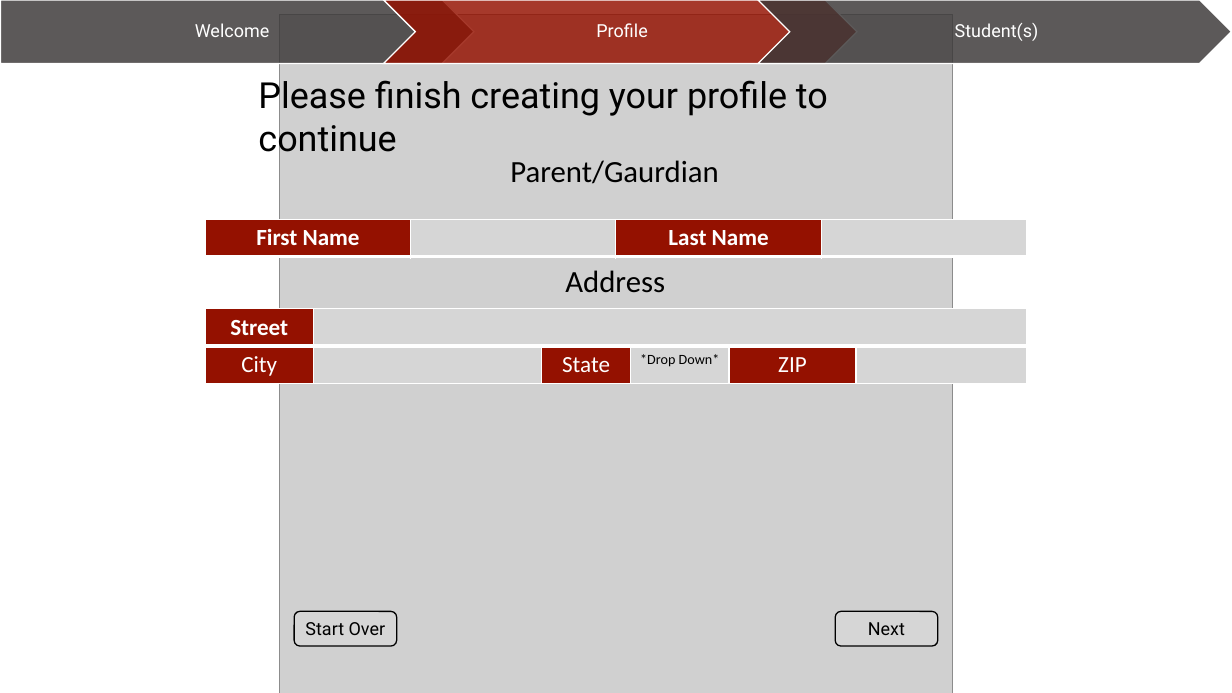
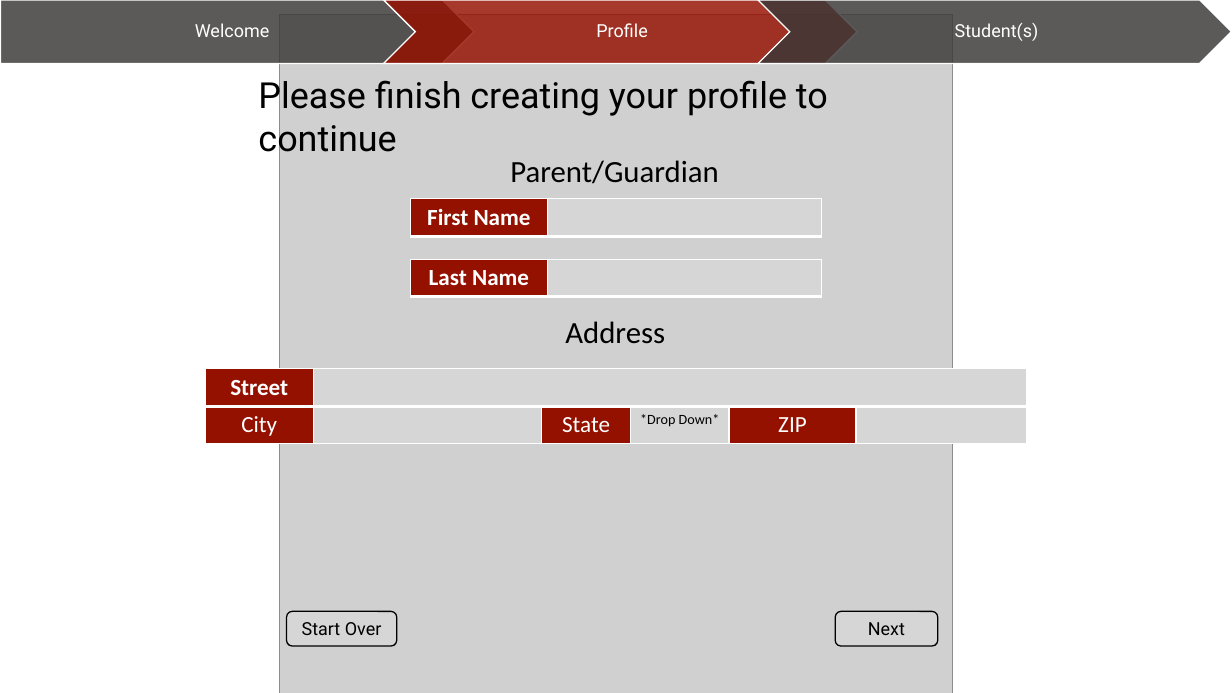
Before and after one commit to WVUP/2018_Fall, a slide deck: slide 7 of final/storyboard/dorr1/RoaneBooster.pptx. Drawn at 1232x693 pixels with LibreOffice and Linux fonts; fonts in the diff are those of the drawing; grey boxes stand for pictures. Boxes give left, top, right and bottom in pixels: in the first picture for what was removed or moved away, otherwise in the second. Text is boxed around its words. In the diff, an @@ line names an element or a change of style, - is before the commit and + after.

Commit message:
Update

```diff
--- a/final/storyboard/dorr1/RoaneBooster.pptx
+++ b/final/storyboard/dorr1/RoaneBooster.pptx
@@ text at bbox=[510, 160, 718, 184]: text changed @@
-Parent/Gaurdian
+Parent/Guardian
@@ table at bbox=[410, 199, 822, 237] @@
-column 3: Last Name
-column 4: 
@@ table: place and size @@
-table at bbox=[205, 219, 1026, 257]
+table at bbox=[410, 199, 822, 237]
@@ table added at bbox=[410, 260, 822, 298], 1 rows, 2 columns @@
+Last Name | 
@@ text "Address": place and size @@
-text "Address" at bbox=[565, 270, 665, 293]
+text "Address" at bbox=[565, 321, 665, 344]
@@ table: place and size @@
-table at bbox=[205, 309, 1028, 384]
+table at bbox=[205, 369, 1028, 444]
@@ rounded rectangle "Start Over": place and size @@
-rounded rectangle "Start Over" at bbox=[294, 612, 396, 647]
+rounded rectangle "Start Over" at bbox=[287, 612, 396, 647]
```
Also in this commit, not shown: 1 other slide changed, 1 slide added.
